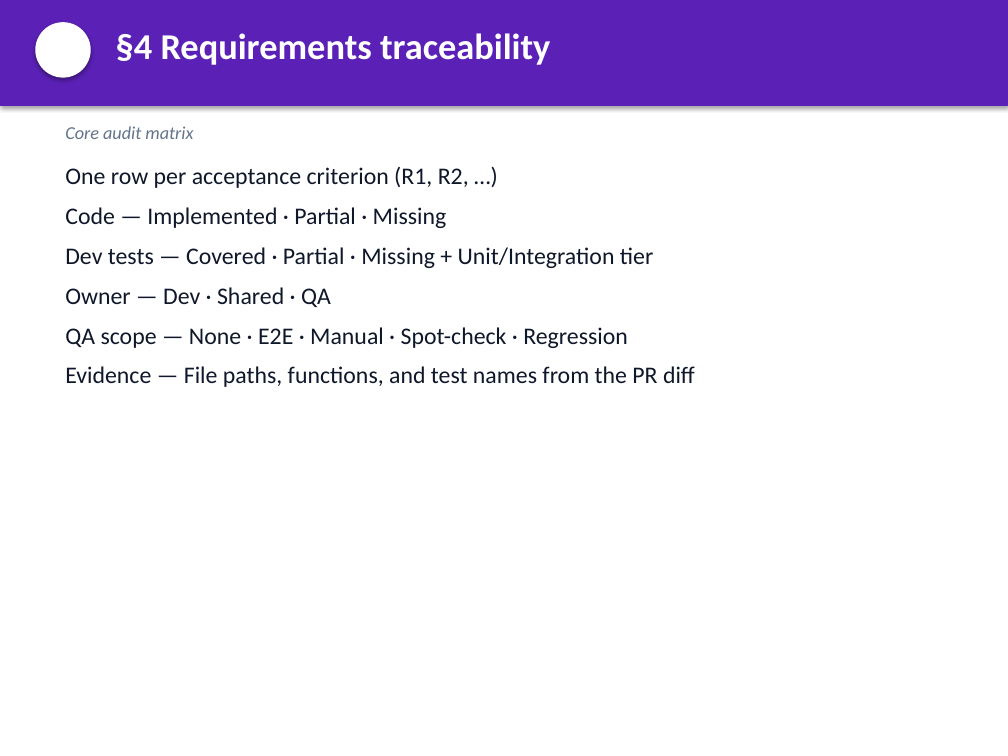
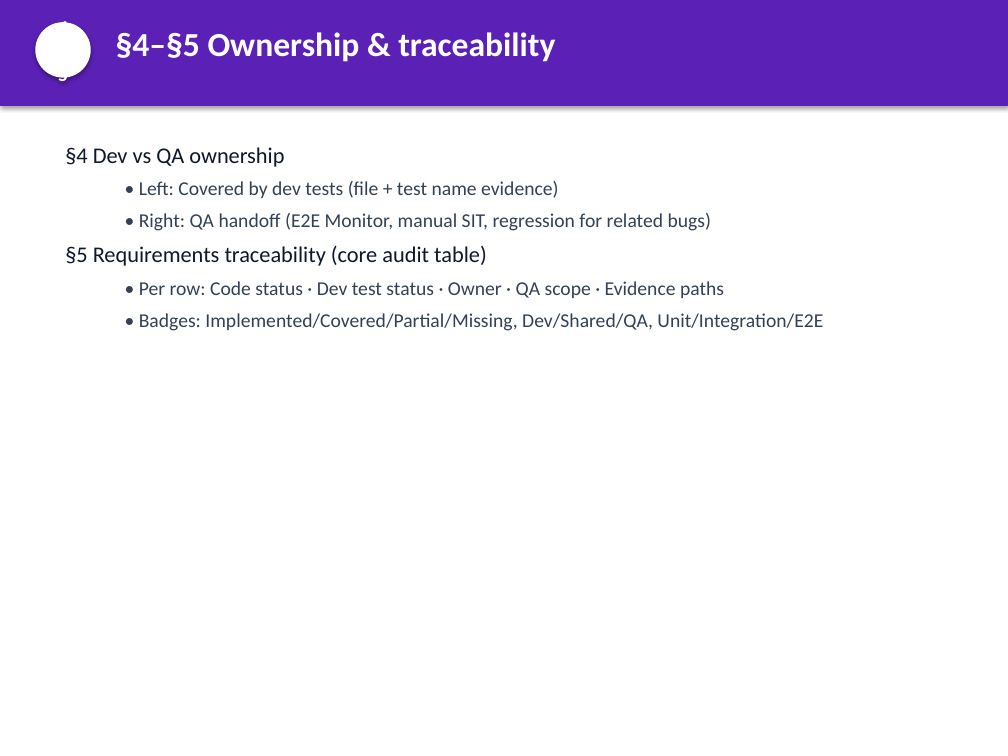
Before and after one commit to mgunjal11/pegasus-qa-agents-lab-copy, a slide deck: slide 10 of docs/MSC-Code-Coverage-Validator-Guide.pptx (slide 9 before the commit). Drawn at 1008x756 pixels with LibreOffice and Linux fonts; fonts in the diff are those of the drawing. Boxes give left, top, right and bottom in pixels: in the first picture for what was removed or moved away, otherwise in the second. Text is boxed around its words. In the diff, an @@ line names an element or a change of style, - is before the commit and + after.

```diff
--- a/docs/MSC-Code-Coverage-Validator-Guide.pptx
+++ b/docs/MSC-Code-Coverage-Validator-Guide.pptx
@@ text in ellipse at box(58, 18, 68, 87): text added @@
+4–5
@@ text at box(116, 32, 555, 62): text changed; size 26 to 24 pt @@
-§4 Requirements traceability
+§4–§5 Ownership & traceability
@@ text at box(65, 147, 823, 331): text changed; size 17 to 14 pt; text colour #0F172A to #334155 @@
-One row per acceptance criterion (R1, R2, …)
-Code — Implemented · Partial · Missing
-Dev tests — Covered · Partial · Missing + Unit/Integration tier
-Owner — Dev · Shared · QA
-QA scope — None · E2E · Manual · Spot-check · Regression
-Evidence — File paths, functions, and test names from the PR diff
+§4 Dev vs QA ownership
+  • Left: Covered by dev tests (file + test name evidence)
+  • Right: QA handoff (E2E Monitor, manual SIT, regression for related bugs)
+§5 Requirements traceability (core audit table)
+  • Per row: Code status · Dev test status · Owner · QA scope · Evidence paths
+  • Badges: Implemented/Covered/Partial/Missing, Dev/Shared/QA, Unit/Integration/E2E
@@ text removed at box(65, 126, 193, 139) @@
-Core audit matrix
```
Also in this commit, not shown: 6 other slides changed, 9 slides added, 5 slides removed, 2 other files.
